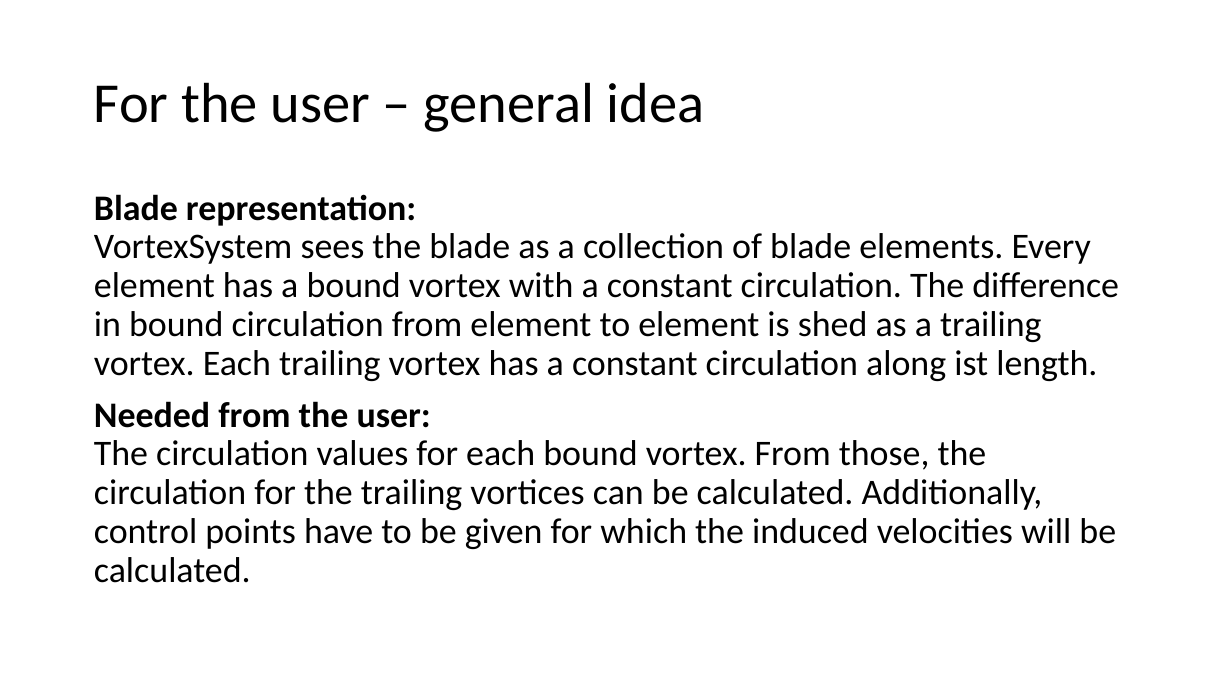
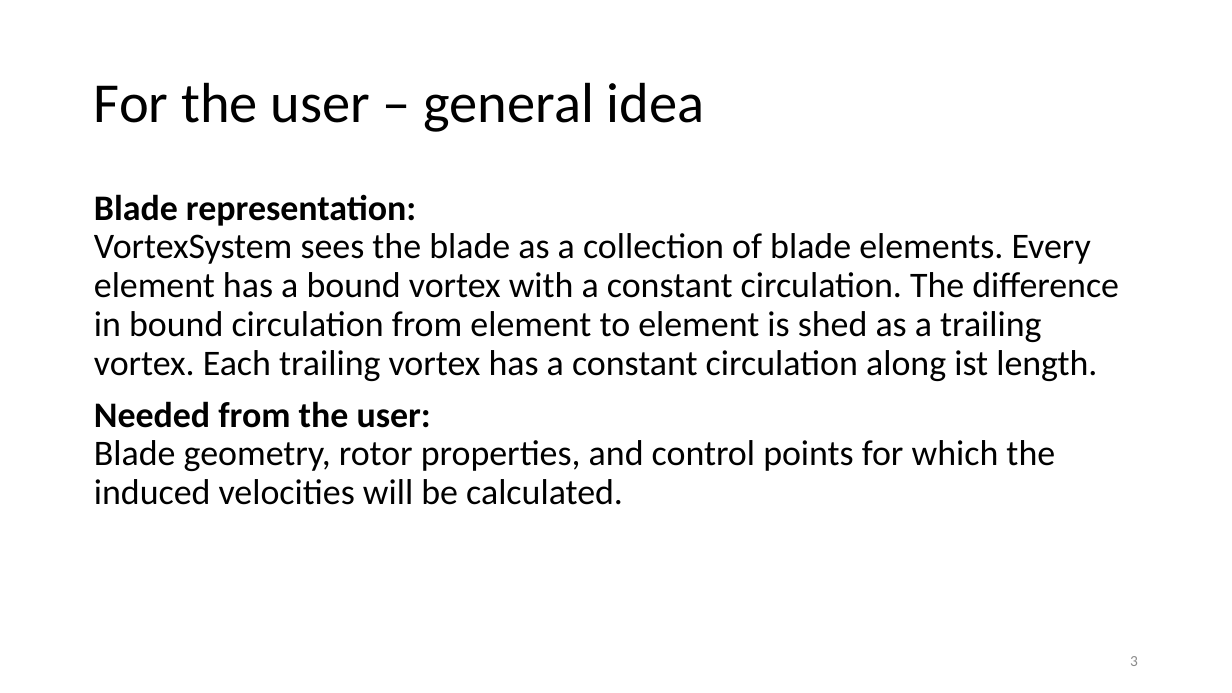
Before and after one commit to JonasMPN/LiftingLine, a slide deck: slide 3 of documentation/VortexSystem.pptx. Drawn at 1232x693 pixels with LibreOffice and Linux fonts; fonts in the diff are those of the drawing. Boxes give left, top, right and bottom in pixels: in the first picture for what was removed or moved away, otherwise in the second. Text is boxed around its words. In the diff, an @@ line names an element or a change of style, - is before the commit and + after.

```diff
--- a/documentation/VortexSystem.pptx
+++ b/documentation/VortexSystem.pptx
@@ text at (94,401,1055,505): text changed @@
-Needed from the user:
-The circulation values for each bound vortex. From those, the circulation for the trailing vortices can be calculated. Additionally, control points have to be given for which the induced velocities will be calculated.
+Needed from the user:
+Blade geometry, rotor properties, and control points for which the induced velocities will be calculated.
@@ page number added at (1130,656,1138,666), 12 pt, text #8C8C8C @@
+3
```
Also in this commit, not shown: 5 other slides changed, 4 slides added.
